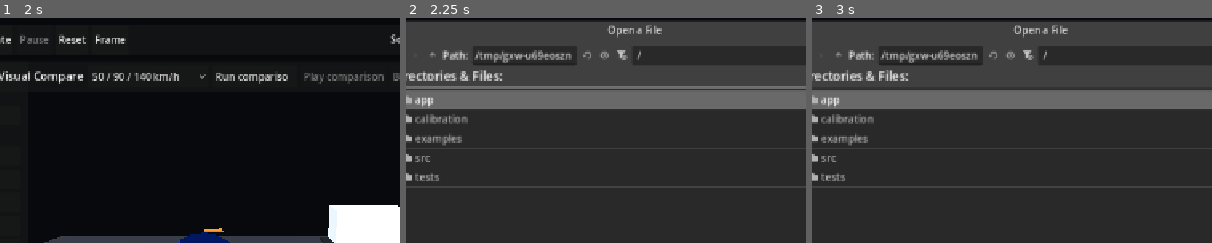
Above: before the commit, frames 1-3 (left to right).
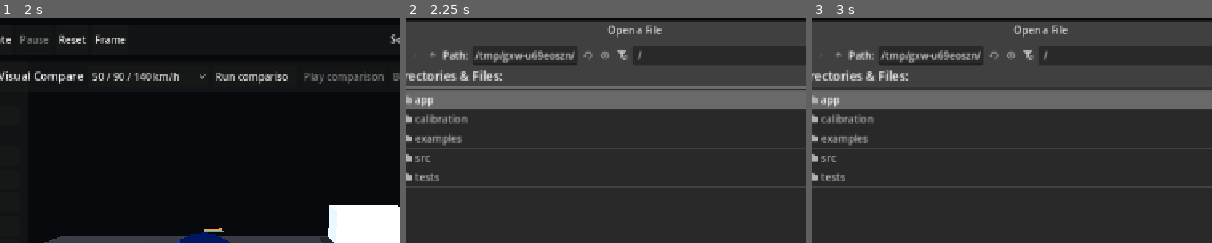
Above: after the commit, the same moments.

Repository: ArrowSK/crashvector
Game: Godot game, scene res://app/main.tscn
Same seed, same stepped clock (60 frames per second), same inputs: the game is played once before the commit and once after it.
Inputs (mouse positions are % of the whole screen's width and height, from its top left):
- Up to frame 1 (2 s): click "New" at 0.5 s; click "New" at 1.25 s
- Up to frame 2 (2.25 s): click "Open" at 2 s
- Up to frame 3 (3 s): click (35, 58) at 2.77 s; type "12" at 2.85 s
The pictures show only the part of the screen within x 18-68%, y 0-50%; the shares and areas given below are measured in that part.

Frame 1 is identical in both runs. In frame 2, 0.1% of the frame differs, in the area x 41-59%, y 14-19%; in frame 3, 0.1%.

Commit message:
M8: reduce elastic rebound in frontal correlation

Diff:
--- a/src/vehicles/passenger_car_builder.gd
+++ b/src/vehicles/passenger_car_builder.gd
@@ -101,13 +101,13 @@
 	var s := maxf(stiffness_scale, 0.1)
 	match profile:
 		&"front_crush":
-			# Progressive sacrificial rail/front-sheet surrogate. The high plastic
-			# flow absorbs energy through permanent crush rather than elastic rebound.
-			model.add_beam(a, b, profile, 150000.0 * s, 1200.0 * sqrt(s), 0.020, 0.68, 0.88, 30.0)
+			# Progressive sacrificial rail/front-sheet surrogate. Fast plastic flow
+			# reduces elastic rebound while preserving a distributed crash pulse.
+			model.add_beam(a, b, profile, 150000.0 * s, 1200.0 * sqrt(s), 0.020, 0.68, 0.88, 45.0)
 		&"front_transition":
 			# Stronger than the nose, but still allowed to yield so the crash pulse
 			# is distributed before loads reach the safety cell.
-			model.add_beam(a, b, profile, 450000.0 * s, 2200.0 * sqrt(s), 0.035, 0.48, 0.68, 20.0)
+			model.add_beam(a, b, profile, 450000.0 * s, 2200.0 * sqrt(s), 0.035, 0.48, 0.68, 30.0)
 		&"rear_crush":
 			model.add_beam(a, b, profile, 1250000.0 * s, 4200.0 * sqrt(s), 0.040, 0.42, 0.64, 15.0)
 		_:
